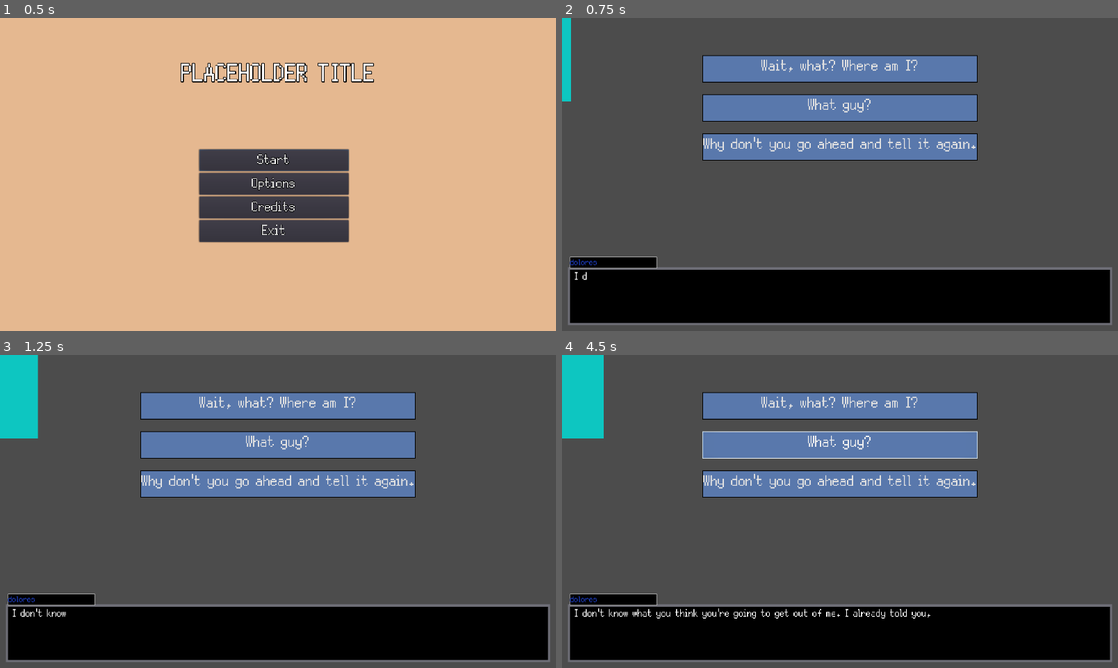
Above: before the commit, frames 1-4 (two rows, left to right).
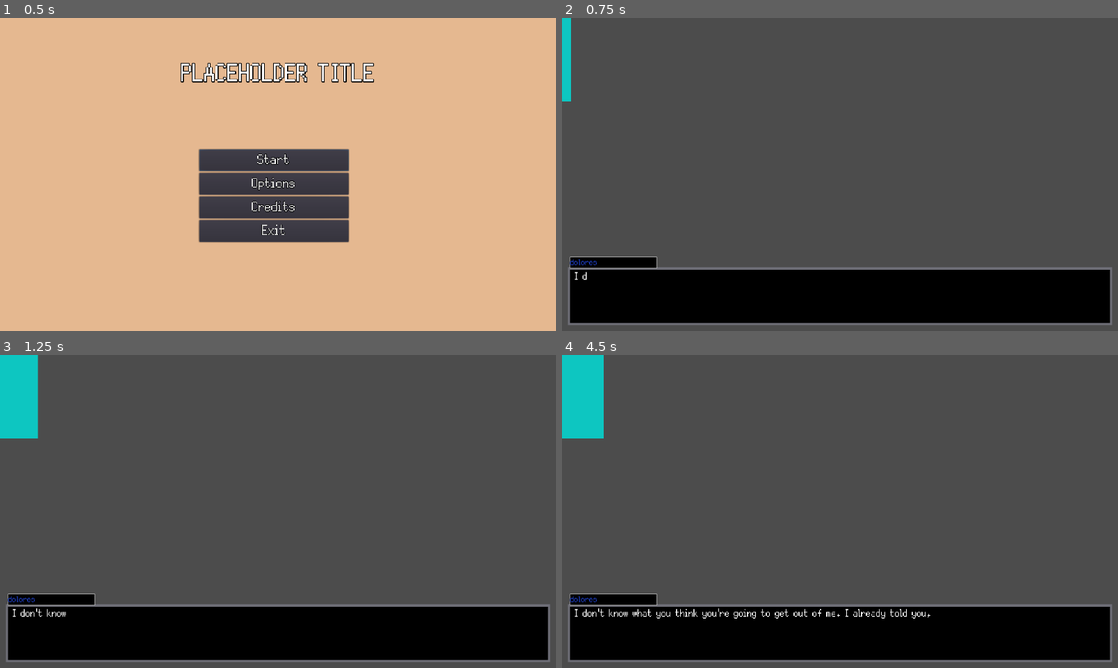
Above: after the commit, the same moments.

Repository: Bmoel/GMTK-2023
Game: Godot game, scene res://Scenes/MainMenu/main_menu.tscn
The game is run twice, just before and just after one commit, with the same random seed, the same clock (stepped at 60 frames per second) and the same inputs.
Inputs (mouse positions are in pixels of both pictures, inside the frame that each line leads up to):
- Up to frame 1 (0.5 s): no input
- Up to frame 2 (0.75 s): click "Start" at 0.5 s
- Up to frame 3 (1.25 s): no input
- Up to frame 4 (4.5 s): click (840, 483) at 1.25 s, where only the run before the commit has a clickable "Why don't you go ahead and te…"; click (840, 483) at 2 s, where only the run before the commit has a clickable "Why don't you go ahead and te…"; click (840, 483) at 2.75 s, where only the run before the commit has a clickable "Why don't you go ahead and te…"; click (840, 405) at 3.5 s, where only the run before the commit has a clickable "Wait, what? Where am I?"; click (840, 445) at 4.25 s, where only the run before the commit has a clickable "What guy?"

Frame 1 is identical in both runs. In frame 2, 13% of the frame differs, in the area x 25-75%, y 11-46%; in frame 3, 13%; in frame 4, 13%.

Commit message:
Correct response oversights

Diff:
--- a/game/Scenes/Executive/DecisionButtons.gd
+++ b/game/Scenes/Executive/DecisionButtons.gd
@@ -11,10 +11,10 @@
 	for button_obj in get_children():
 		_buttons.append(button_obj)
 	changeButtonTexts(["1","2","3","4"])
+	GlobalSignals.connect("textbox_empty", self, "_updateButtons")
 
-func updateButtons() -> void:
-	for i in range(0,4):
-		show_button(i + 1)
+func _updateButtons() -> void:
+	buttonVisibility(true)
 	var numButtons = len(_responseStrings)
 	var newTexts = []
 	for i in range(0, numButtons):
@@ -24,9 +24,6 @@
 		newTexts.append("")
 		hide_button(i + 1)
 	changeButtonTexts(newTexts)
-
-
-
 
 #Changes all internal texts of buttons
 #NOTE: IF WANT TO KEEP SAME TEXT AS BEFORE, USE ""
--- a/game/Scenes/Executive/Executive.gd
+++ b/game/Scenes/Executive/Executive.gd
@@ -89,6 +89,7 @@
 */
 """
 func playDialogue(dialogueKey):
+	decisionButtons.buttonVisibility(false)
 	var dialogueContainer = _characters[_currentCharID]._dialogueTree[dialogueKey]
 	var dialogueString = dialogueContainer[0]
 	var responseKeys = dialogueContainer[1]
@@ -98,7 +99,6 @@
 	decisionButtons._responseStrings = []
 	for key in responseKeys:
 		loadResponse(key)
-	decisionButtons.updateButtons()
 	for key in actionKeys:
 		playAction(key)
 
